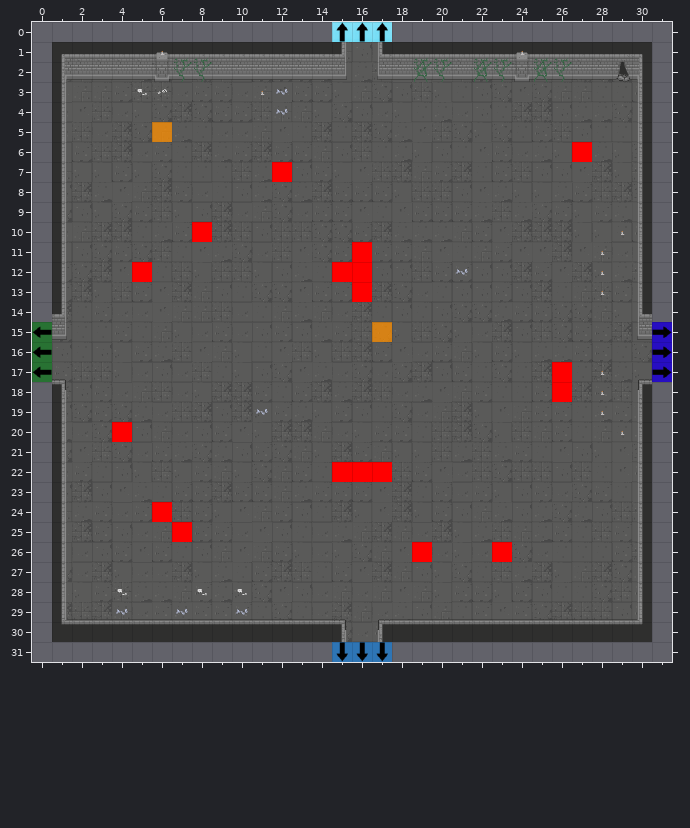
An edit to a level. Tiled map, GrupaTNT/Assets/Resources/RoomData/ROOM_4_NSWE_1.tmx. That is the earlier state.
Cells are 32x32 px. Shown: x 0..31, y 0..31.
After the commit:
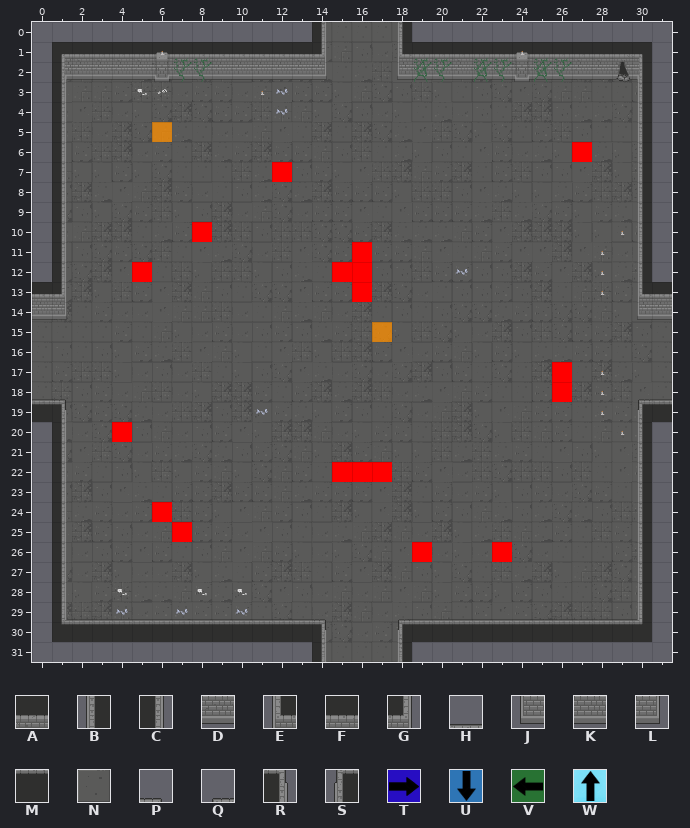
Key: from "Dungeon_Tileset_2": A 4, B 16, C 18, D 20, E 32, F 33, G 34, H 36, J 48, K 49, L 50, M 52, N 88, P 97, Q 98, R 113, S 114; from "flags": T 3, U 4, V 5, W 6.
_ is an empty cell, # one hidden under a higher layer, . an unchanged one.
The edit:
--- layer "Floor"
@@ x 14..18 @@
- 0 _##._
+ 0 NNN.N
@@ x 0..31 @@
-14 _.............................._
+14 N..............................N
@@ x 0..0 @@
-16 #
+16 N
@@ x 0..31 @@
-18 _.............................._
+18 N..............................N
@@ x 14..18 @@
-31 _..._
+31 N...N
--- layer "Walls"
@@ x 14..18 @@
- 0 _..._
- 1 FG.EA
- 2 KL.JD
+ 0 C...B
+ 1 G_._E
+ 2 L_._J
@@ x 0..31 @@
-13 _C............................B_
-14 _G............................E_
-15 .L............................J.
+13 FG............................EF
+14 KL............................JK
+15 .N............................_.
@@ x 0..31 @@
-17 .P............................Q.
-18 _R............................S_
-19 _C............................B_
+17 ._............................_.
+18 HP............................QH
+19 MR............................SM
@@ x 14..18 @@
-29 HP.QH
-30 MR.SM
-31 _..._
+29 P_._Q
+30 R_._S
+31 C...B
--- layer "Flags"
@@ x 15..17 @@
- 0 WWW
+ 0 ___
@@ x 0..31 @@
-15 V..............................T
-16 V..............................T
-17 V..............................T
+15 _.............................._
+16 _.............................._
+17 _.............................._
@@ x 15..17 @@
-31 UUU
+31 ___
Boxes around the changes in both pictures, in picture pixels (x1, y1, x2, y2):
changed: (312, 22, 412, 80)
changed: (32, 282, 72, 422)
changed: (637, 282, 672, 422)
changed: (312, 619, 412, 662)
